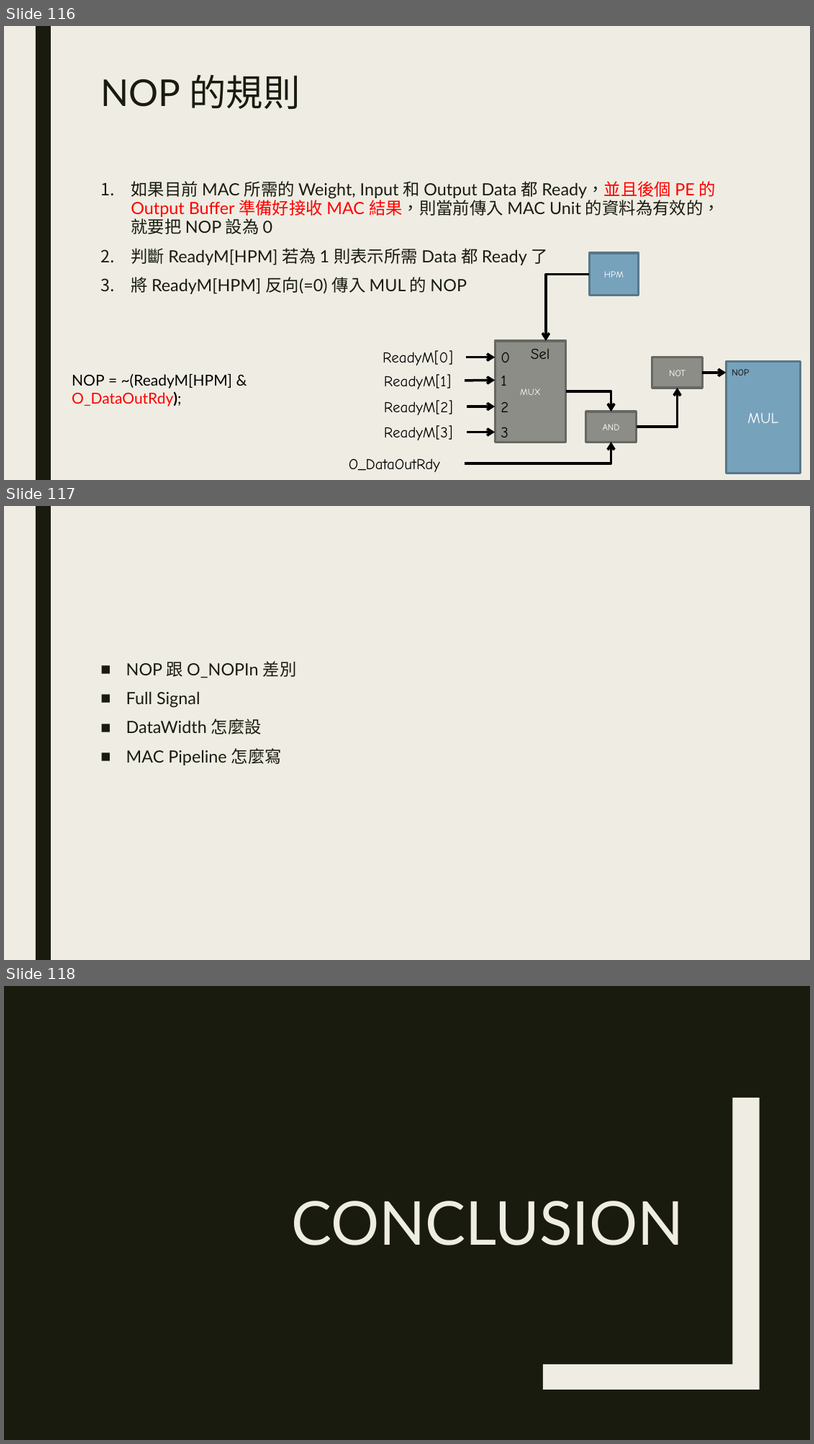
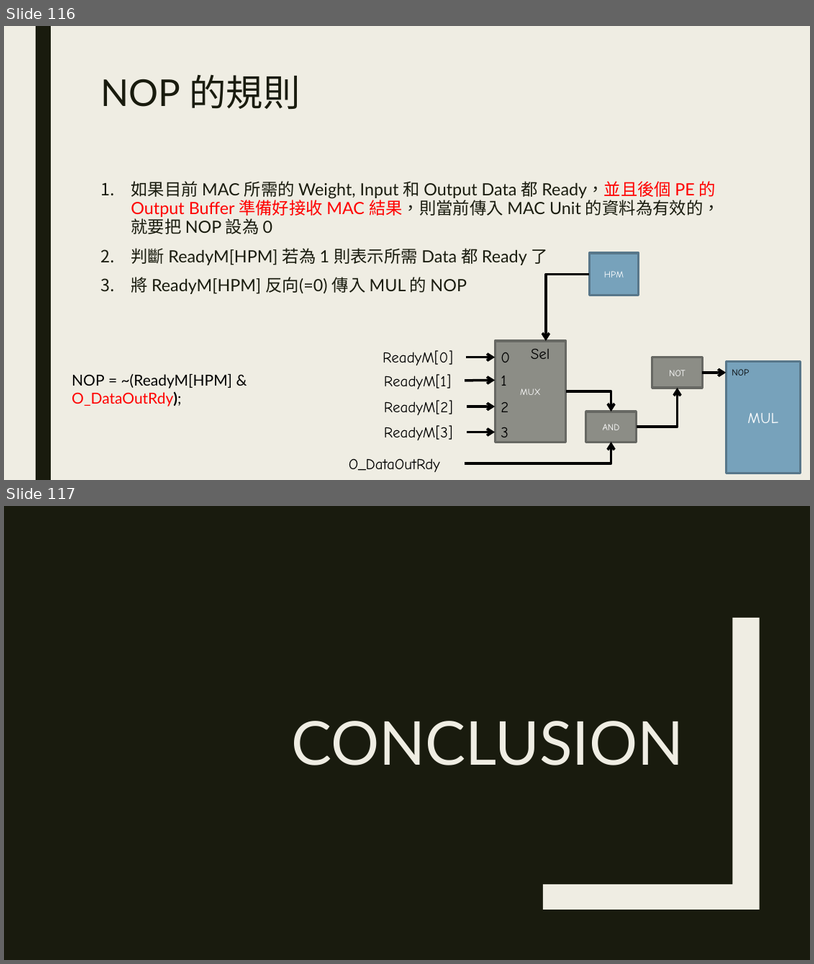
Before and after one commit to Chun-Ching-Hsu/MAC, a slide deck: 20220616_PE-Controller.pptx. Shown one above the other, each under a label of ours: slides 116, 117 and 118 before the commit, slides 116 and 117 after it. The pictures are 814x1444 and 814x964 pixels, drawn with LibreOffice and Linux fonts; fonts in the diff are those of the drawing. Boxes give left, top, right and bottom in pixels: in the first picture for what was removed or moved away, otherwise in the second. Text is boxed around its words. In the diff, an @@ line names an element or a change of style, - is before the commit and + after.

```diff
--- a/20220616_PE-Controller.pptx
+++ b/20220616_PE-Controller.pptx
@@ slide 117 removed at [4, 506, 810, 960], background #EFEDE3; not listed: 1 template element that a slide beside it also shows @@
@@ text removed at [126, 661, 297, 765] @@
-■ NOP 跟 O_NOPIn 差別
-■ Full Signal
-■ DataWidth 怎麼設
-■ MAC Pipeline 怎麼寫
@@ what was slide 118 is now slide 117 @@
```
Also in this commit, not shown: 1 slide changed, 3 other files.
